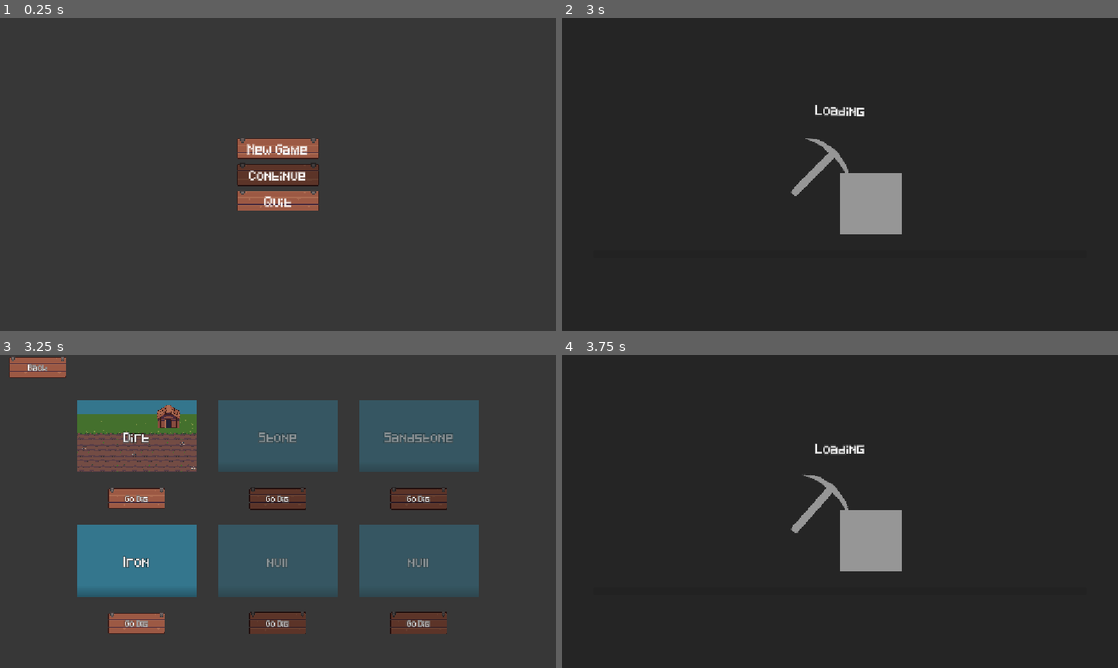
Above: before the commit, frames 1-4 (two rows, left to right).
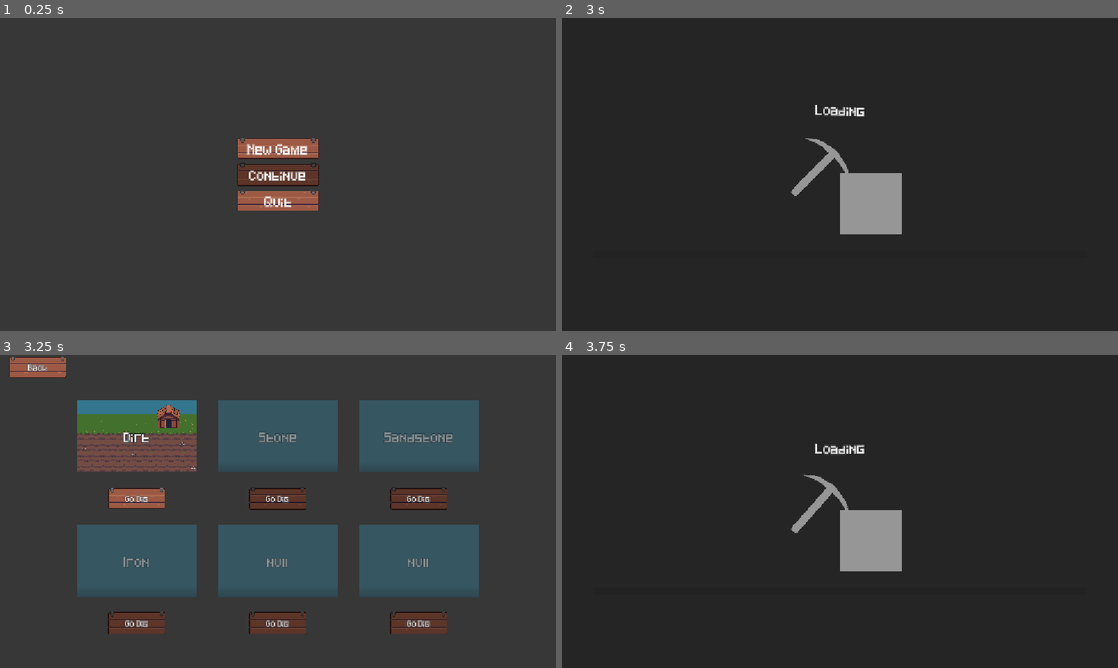
Above: after the commit, the same moments.

Repository: jakoofficial/DigNew
Game: Godot game, scene res://Scenes/MainMenu.tscn
Two runs of this game, one before a commit and one after it. Both use one fixed random seed, a clock stepped at 60 frames per second and the inputs below. The engine's default icon, where the game draws it, is replaced by a stand-in: a white triangle on a blue panel in a dark square.
Inputs (mouse positions are in pixels of both pictures, inside the frame that each line leads up to):
- Up to frame 1 (0.25 s): no input
- Up to frame 2 (3 s): click "New Game" at 0.5 s; move the mouse to (962, 158) at 1.27 s; tap E at 1.35 s; click (962, 158) at 1.42 s; click "Go dig" at 2 s; move the mouse to (728, 190) at 2.77 s; tap Q at 2.85 s; click (728, 190) at 2.92 s
- Up to frame 3 (3.25 s): no input
- Up to frame 4 (3.75 s): click "Go Dig" at 3.5 s

Frames 1-2 are identical in both runs. In frame 3, 5.5% of the frame differs, in the area x 13-36%, y 54-90%; in frame 4, nothing differs.

Commit message:
Removed unwanted pixels on new stone unlock sprite

Diff:
--- a/Scenes/Globals/SkillTreeInfo.tscn
+++ b/Scenes/Globals/SkillTreeInfo.tscn
@@ -28,6 +28,7 @@
 _Name = "Damage+"
 _Cost = 2
 _Description = "Increses damage pr. dig by 1"
+_LevelMaxAmount = 2
 _UpgradeType = 1
 metadata/_custom_type_script = "uid://d4hkstn8p728s"
 
@@ -52,6 +53,8 @@
 script = ExtResource("2_lqdd7")
 _Icon = SubResource("AtlasTexture_d4r5k")
 _Name = "Unlock_Stone"
+_Cost = 12
+_Description = "Unlocks stone as a dig type."
 _UpgradeType = 3
 _LevelTypeUnlock = "Stone"
 metadata/_custom_type_script = "uid://d4hkstn8p728s"
--- a/Scenes/Level_Select.tscn
+++ b/Scenes/Level_Select.tscn
@@ -99,7 +99,6 @@
 LevelName = "Iron"
 GoToLevel = 2
 LevelTexture = ExtResource("5_11r63")
-Locked = false
 
 [node name="Level5" parent="LevelContainer" unique_id=71895151 instance=ExtResource("3_ojto8")]
 layout_mode = 2
Binary file changed: Sprites/Icons/Skill_Icons.png
